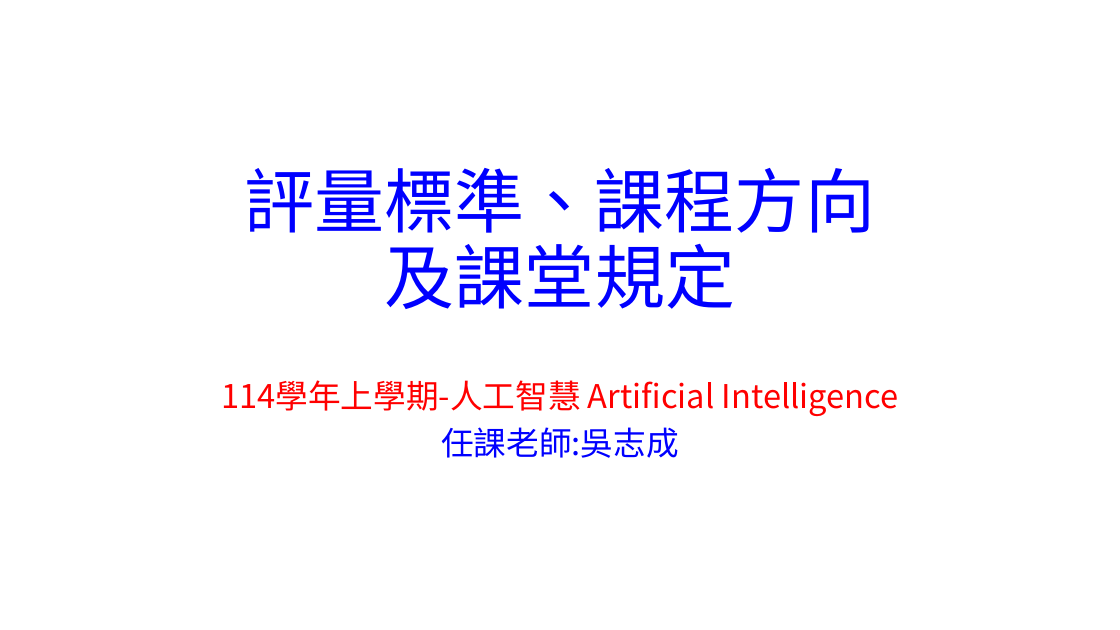
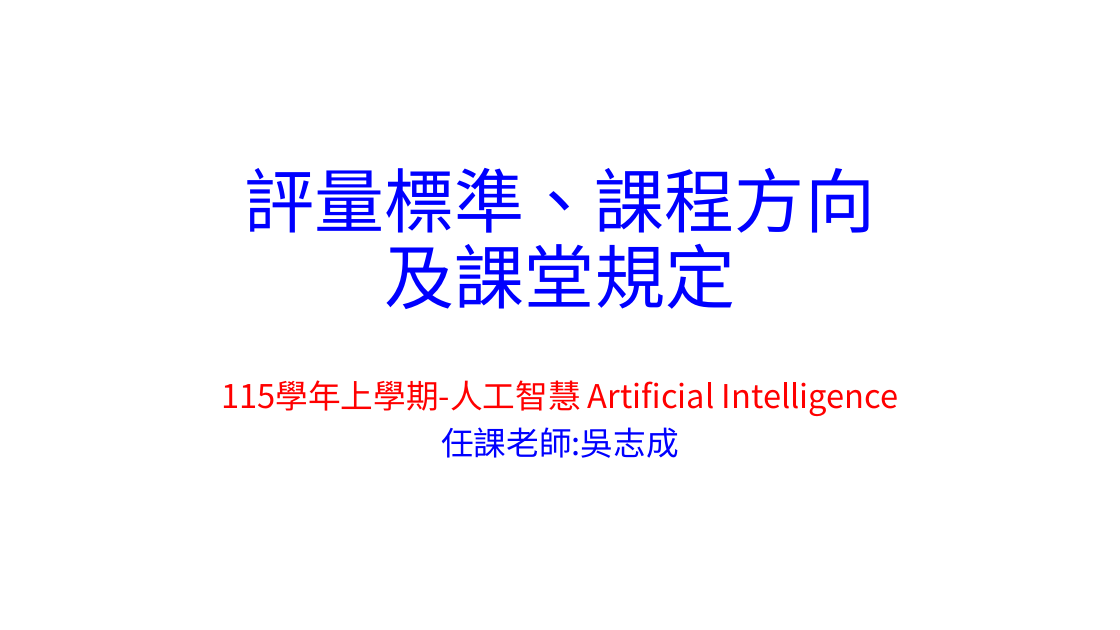
Before and after one commit to chih-chengwu/Artificial-Intelligence-MD, a slide deck: slide 1 of 第一週_AI.課堂規定及評量標準.pptx. Drawn at 1120x630 pixels with LibreOffice and Linux fonts; fonts in the diff are those of the drawing. Boxes give left, top, right and bottom in pixels: in the first picture for what was removed or moved away, otherwise in the second. Text is boxed around its words. In the diff, an @@ line names an element or a change of style, - is before the commit and + after.

```diff
--- a/第一週_AI.課堂規定及評量標準.pptx
+++ b/第一週_AI.課堂規定及評量標準.pptx
@@ subtitle at bbox=[221, 380, 899, 416]: text changed @@
-114學年上學期-人工智慧 Artificial Intelligence
+115學年上學期-人工智慧 Artificial Intelligence
```
Also in this commit, not shown: 1 other slide changed, 2 other files.
